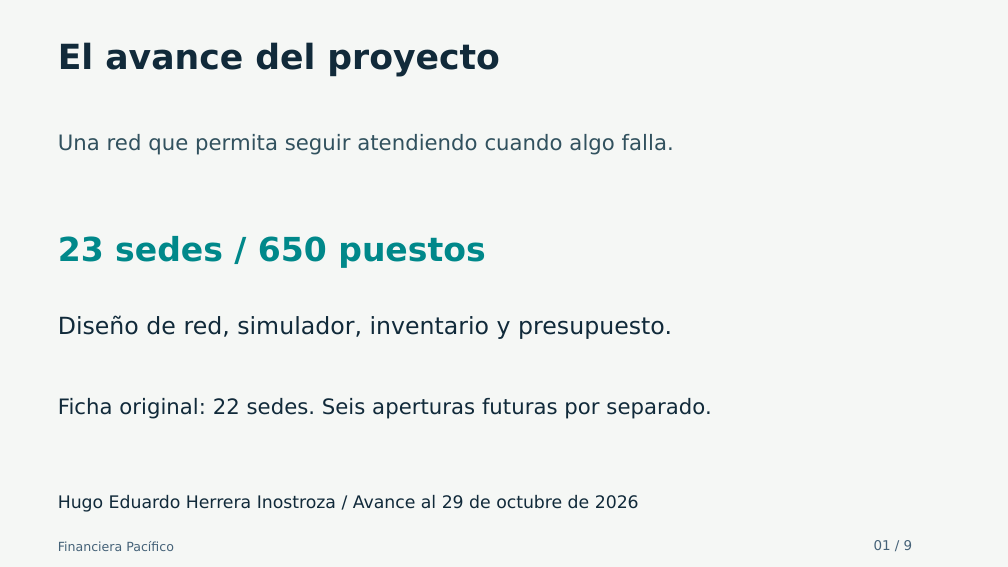
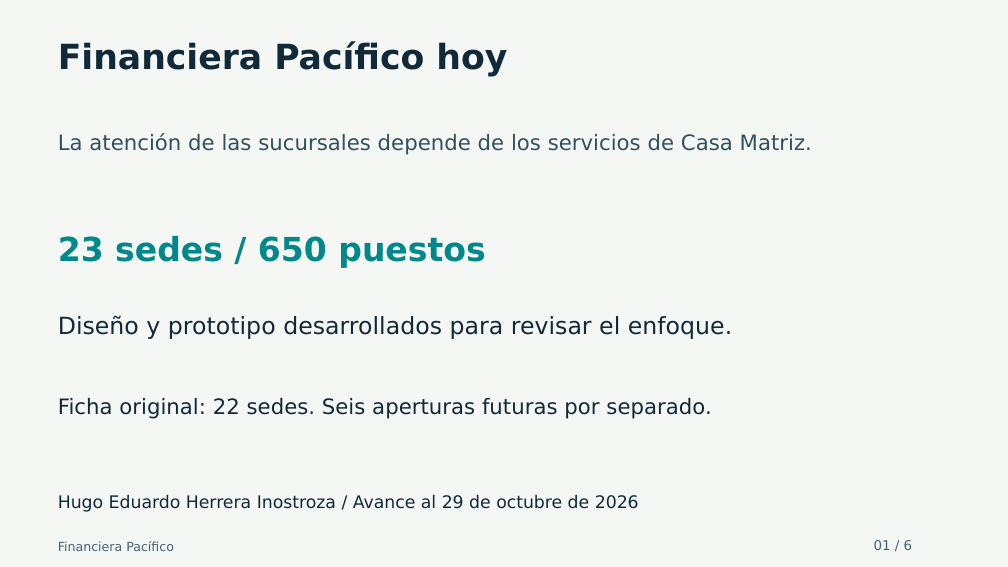
Before and after one commit to hu-herrera/financiera-pacifico-entrega-docente, a slide deck: slide 1 of Presentacion/Avance_Financiera_Pacifico_30_oct_2026.pptx. Drawn at 1008x567 pixels with LibreOffice and Linux fonts; fonts in the diff are those of the drawing. Boxes give left, top, right and bottom in pixels: in the first picture for what was removed or moved away, otherwise in the second. Text is boxed around its words. In the diff, an @@ line names an element or a change of style, - is before the commit and + after.

```diff
--- a/Presentacion/Avance_Financiera_Pacifico_30_oct_2026.pptx
+++ b/Presentacion/Avance_Financiera_Pacifico_30_oct_2026.pptx
@@ text at [58, 42, 507, 77]: text changed @@
-El avance del proyecto
+Financiera Pacífico hoy
@@ text at [58, 133, 812, 155]: text changed @@
-Una red que permita seguir atendiendo cuando algo falla.
+La atención de las sucursales depende de los servicios de Casa Matriz.
@@ text at [58, 315, 732, 339]: text changed @@
-Diseño de red, simulador, inventario y presupuesto.
+Diseño y prototipo desarrollados para revisar el enfoque.
@@ text at [874, 540, 913, 550]: text changed @@
-01 / 9
+01 / 6
```
Also in this commit, not shown: 5 other slides changed, 3 slides removed, 27 other files.
